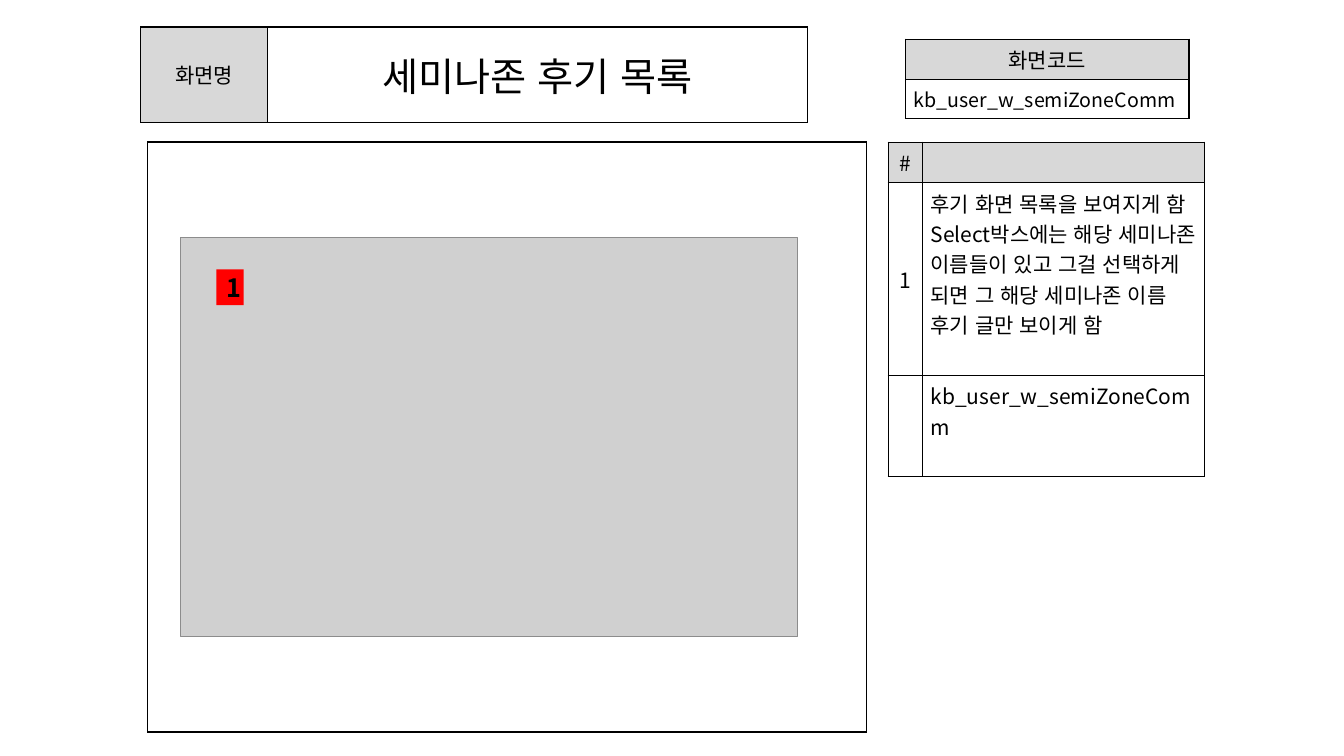
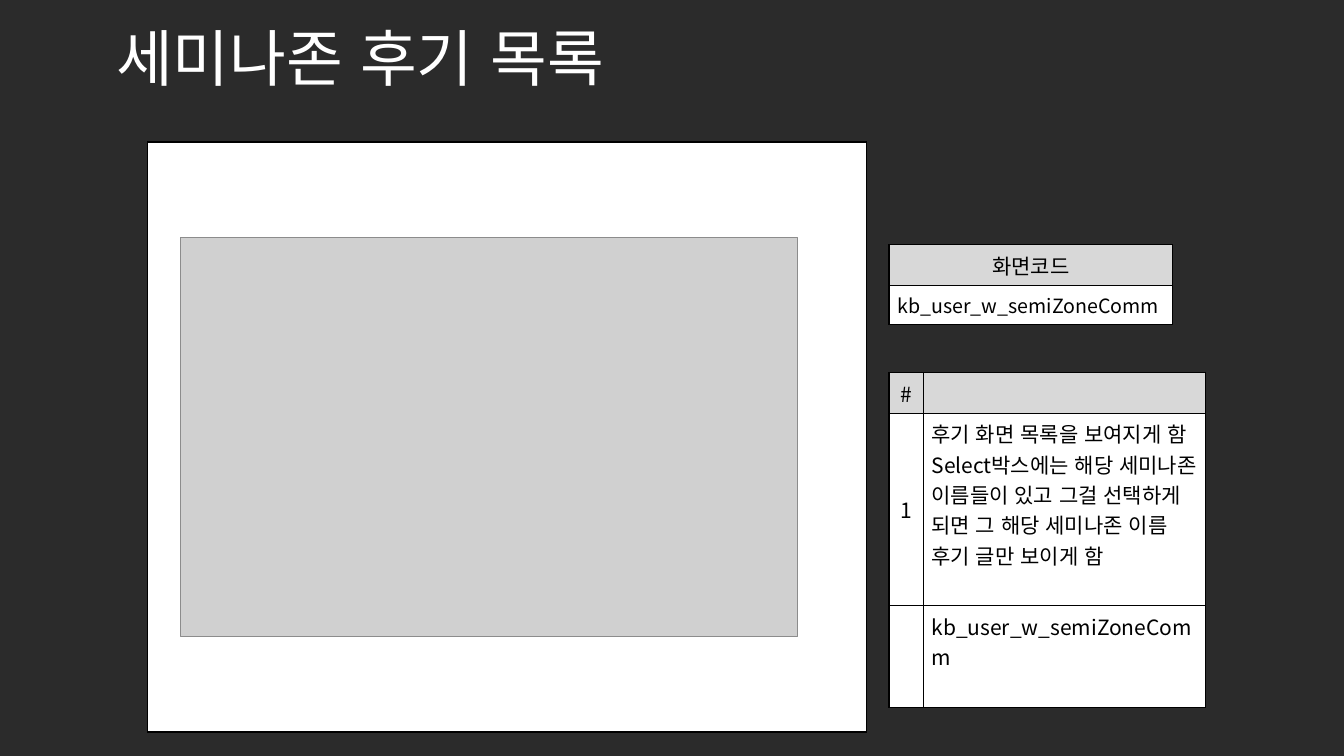
Before and after one commit to ezenteam2/e-Zone, a slide deck: slide 8 of 0 발표용 파워포인트/0403 1차발표/0403 project05 - 파워포인트 - 기범.pptx (slide 7 before the commit). Drawn at 1344x756 pixels with LibreOffice and Linux fonts; fonts in the diff are those of the drawing; grey boxes stand for pictures; background and template pictures are left out; a plain dark background stands for a picture behind light text. Boxes give left, top, right and bottom in pixels: in the first picture for what was removed or moved away, otherwise in the second. Text is boxed around its words. In the diff, an @@ line names an element or a change of style, - is before the commit and + after.

```diff
--- a/0 발표용 파워포인트/0403 1차발표/0403 project05 - 파워포인트 - 기범.pptx
+++ b/0 발표용 파워포인트/0403 1차발표/0403 project05 - 파워포인트 - 기범.pptx
@@ background #FFFFFF to picture (left out) @@
@@ title added at (116, 29, 604, 86), 44 pt, text #FFFFFF @@
+세미나존 후기 목록
@@ table removed at (141, 27, 808, 122), 1 rows, 2 columns @@
-화면명 | 세미나존 후기 목록
@@ text removed at (600, 88, 615, 94) @@
-2
@@ text removed at (642, 88, 657, 94) @@
-3
@@ text removed at (680, 88, 695, 94) @@
-4
@@ text removed at (722, 86, 737, 122) @@
-5
@@ rectangle removed at (753, 87, 780, 122) @@
@@ rectangle removed at (217, 269, 244, 304) @@
-1
@@ table: place and size @@
-table at (905, 39, 1189, 114)
+table at (889, 245, 1173, 320)
@@ table: place and size @@
-table at (888, 142, 1205, 442)
+table at (889, 373, 1206, 673)
```
Also in this commit, not shown: 6 other slides changed, 1 slide added, 1 other file.
